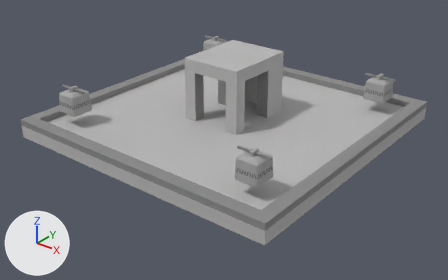
Before and after pictures for a commit that changed the Blender file Working/temple.blend.
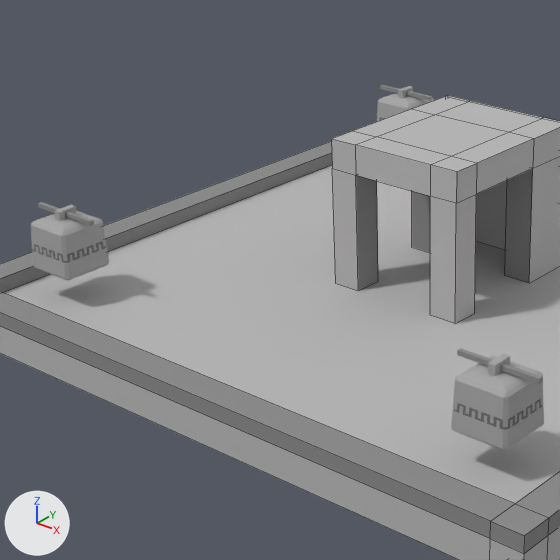
Each version is shown from a 50 mm lens placed at (5.6, -39.4, 19.9), pointed at (-17.7, -10.3, 1.9), then close up on the part from 10% to 62% of the width and 0% to 83% of the height. Arrows for +X, +Y and +Z are at lower left; the lights stay in place. The close-ups show mesh edges as thin lines.

The first close-up shows '4WayFrameL3', '4WayRoom3', 'Bell', 'Bell.001', 'Bell.002'.
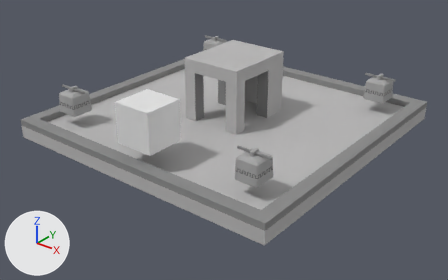
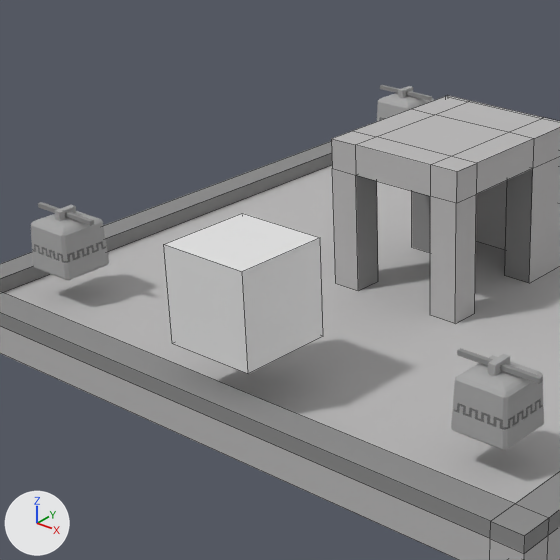
Commit message: Bell stuff and merge

What differs and where, as boxes (x1, y1, x2, y2) in the close-ups (560 x 560 px):
'Bell.Door', added: after (164, 213, 323, 374)

Edits to the bpy script that builds the scene:
```text
Add me_cube_016:
    me_cube_016.from_pydata(...)  # a box spanning x -1.5..1.5, y -1.5..1.5, z -1.5..1.5
Add ob_bell_door:
    ob_bell_door = bpy.data.objects.new('Bell.Door', me_cube_016)
    ob_bell_door.location = (-22.0, -13.0, 3.0)
```
